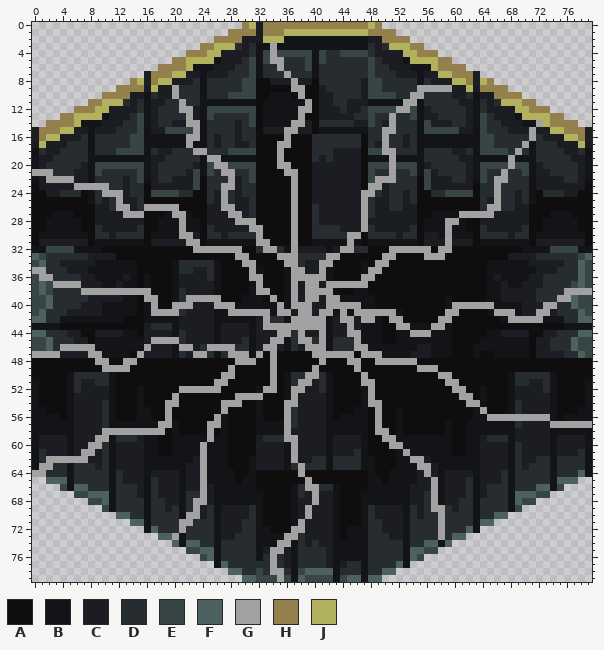
Two versions of one sprite sheet, shadow_lightning/Assets/Sprites/PlatformerSet1/Boulder.png. Above: the version before the commit.
The file is 80x80 pixels. Colours within 5 levels of each other are drawn and written as one.
Palette (. is transparent): A #0f0d0e  B #131418  C #1c1d23  D #262c2f  E #374545  F #4e6161  G #a2a2a2  H #94804d  J #b1b15e
The result:
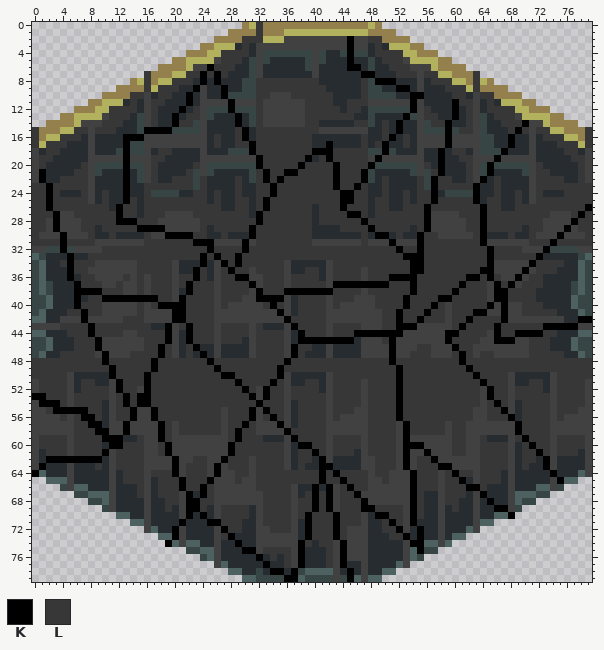
Colours new in this view: K #000000  L #373737
Diff:
colour B: #131418 -> #414141
Changed rows in their new state; - is a pixel that keeps its letter.
first column x 0:
 0 --------------------------------L-----------------------------------------------
 1 --------------------------------L-----------------------------------------------
 2 ------------------------------LLL------------K--LL------------------------------
 3 ------------------------------L---B----------K---L------------------------------
 4 ---------------------------LLLL---E----------K---LLLL---------------------------
 5 ---------------------------LLL----DD---------K----LLL---------------------------
 6 -------------------------KLLL------D---------KK----LLL--------------------------
 7 ----------------L-----LLKLKL--------D----------KK---LLL-LL-----L----------------
 8 ----------------L---LLL-K-K-----LLLLLLLLL------L-KKK-----LLL---L----------------
 9 ----------------L-LLL--K---K----LLLLLLLLLL-----L----KK-BDDDLLL-L----------------
10 --------------LL--LLD-K----K----LL---LLLLLL----L------KK----LL--LL--------------
11 --------------L--LL--DK-----K---L------LLLL--LLL-----BK-----KLL--L--------------
12 -----------LLLL--L---KDL----K---L-----BLLLLL-LL-----EEK-L---K-L--LLLL-----------
13 -----------LLL---L--K-LL-----K--L-----BLLLLLLL-----D-K--LL--K-L---LLL-----------
14 ----------LLL----L--KLLE-----K--L----BBLL-----LL--LDK----LLK--L----LLLK-B-------
15 L-----LL-LLL----KKKK---E-----LK-LLLLLLLLL---------LDK------K-LL-----LKLBLL-----L
16 L---LLL------KKK------BB--L--LK-LLLLLLLL-------L--LK-L-----K--------K--B-LLL---L
17 L-LLL--------K--------B---L--LLKLLLLLLLL--K----L-LK--L-----K--------K-D----LLL-L
18 --LL---------K----LL---DB------KLLLLLLLLKKKLLLLL--KE------K-LL-----K-D------LL--
19 -LL----------K---LL------BB-----KLLLLLLK-LKLLLLL-K-B------K--LL---K-B--------LL-
20 -L-----L-----K---L-----L--EE----KLLLLLKLLLLKLLLLK--E----L-K---L--K--E---L-----L-
21 BKD---LL-----K---L----L----DD---LKLLKKLLLLLKLLLK---D-----LK---L--K-D----LL----L-
22 -KDDLLLL-----K---L--LLL-L---DL--LKLKLLLLLLLKLLLK-DLD---L-KLL--L-K-LD----LLLL--L-
23 LLKLLLLLBDD--K--LLLLLLL-L--DDL--LLKLLLLLLLLKLLKLDDL----L-KLLLLLK--L-----LLLLLLLL
24 LLKL---L--LDDK--L------LL-LD-L--LLKLLLLLLLLLKKLLD-L--L-LLK-----K--L--L--L---LLLL
25 LLKLLLLL--L-DKL-LLLLLLLLL-LD-LL-LKLLLLLLLLLLKKLL-LL--L-LLKLLLLLK-LL--L--LLLLLLLL
26 LLKLLLLLLLL-KLL-LLLLLLLLLLLDDLL-LKLLLLLL-LLLKLLL-LL--LLLKLLLLLLLKLL--LLLLLLLLLLK
27 LLLK--LLLLLLKLLDLLL-BB-LLLLLLLL-KLLLLLLL-LLLLKKL-LLLLLLLK----LLLKLLLLLLLLL---LKL
28 LL-K---LLLLLKKKLLL---B--LLLLLLLLKLLLLLLL-LLLLLLKLLLLLLLLK--BB-LLKLLLLLLLL----KLL
29 LL-K---LL-LLLLLKKKK--B--L-LLLLLKLLLLLLLL----LLLLKLLLLL-LK--B--LLKLLLLL-LL---K-LL
30 L---K---L--L----L--KKKKLL--L---KLLLLLLLL-----DDL-KK-L--KLL-B---LK---L--L---K---L
31 LLLLKLLLL-------LLLLLLLKKK----K-LLLLLLLL-----B-L---K---KLLLLLLLLK------LLLKLLLLL
32 ----K-----LLLLLLLLLLLLLLLKLLLLKLLLLLLLLLLLLLLLLLLLLLKLLKLLLLLLLLLKLLLL---K------
33 -----K--LLLLLLLLLLLLLLLLKLKLLKLLLLLLLLLLLLLLLLLLLLLLLKKKLLLLLLLLLKLLLLLLK-------
34 ----LKLLL------LLLLL----K--KLKLLLLLLBD-DDDBLLLLLLLLLLLKKLLLLLLLLLK-----KLLLL----
35 EF---KLL-------LLLLL---KL--LKLLBLLLL-DDLLD-LLLL-LLLLLLKKLLLLLLLLKK----K-LLL-----
36 -FD--K-LL----L-L-LLL-LLKL--LLKKBBLLL-LLLLD-LLLLBLLLKKKKLLLLLLLKKLKL--K-LL-------
37 ---DDDKLLL--L--L-LLL-LKLLL-LLLLKBLLL-LLLLLBKKKKKKKKLLLKLLLLLLKLLL-KLK-LLL-------
38 ------KKKKLLLBBLBLLL--KLLL-LLLL-KLLLKKKKKKKLLLL-LLLLLLKLLLLLKLLLL-KKLLLL----DEFE
39 ------K-LLKKKKKKKKLL-KLLLLBLLL--KKKK-DLLLLBLLL---LLLLKLLLLKKLLLLL-KKLLLL---DD---
40 ------KLLL-----L-LKKKKLLLLBLB----LKL-DLLLLBLBBB--LLLLKLLLKL-LLLLLK-K--LLLDD-----
41 -----LLKLL-----L-BBBKKLLLL--BBBBBB-KBDLLLLB-B-BBBBLLKLLLKLLBLLLKK-BKB-LLLLL-----
42 -------K-----LLL----KKLLLL------BBBBKLLLLL-BBBBBB-LLKLLKLLLBLLKLLLLKBBBBB-----KK
43 ----LLLLKLLLLLLLL--K-LKLLL-LLLL-LDDDBKLLLL-LLLL---LLKKK--BB-LKLLLLKLLLLLLKKKKK--
44 -----LLLKLLLL--LLLLK--KLLL-LLLL-LLLLB-KLLL-LLLKKKKKKK-BBB--KKLLLL-KLLKKKKLL-----
45 ------LLLK------LLLKB-KLLL-LLL--LLLL--KKKKKKKKD---LK-------KLLLL--KKK--LLL------
46 ----DDLLLK------LLKL-DLK-DBDD---LLLL-KLLDD----DB---K---LL---KLL--------LLL------
47 EFDDLLLLLBK---LLLLKL--LDK---DDD-LLLLBKLDDDBDDDDBBB-K--LLL---LKL-LL-----LLLLL----
48 LLLLLLLLLLKLLLLLLKLLLLLLLKLLLLLLLLLLKLLLLLLLLLLLLLLKLLLLLLLLLKLLLLLLLLLLLLLLLLLL
49 LLLLLLLLLLLKLLLLLKLLLLLLLLKLLLLLLLLKLLLLLLLLLLLLLLLLKLLLLLLLLLKLLLLLLLLLLLLLLLLL
50 LLLLL------KLLLLKLLLLLLLLLLKKLLLLLLK---DD--LLLLLLLLLKLLLLLLLLLLKLLLL-------LLLLL
51 -LLLL--LL---KLLLKLLLLLLLLLLLLKLLLLKL--DLL--LLLLBLLLLKLLLLLLLLLLLKLLL---LL--LLLL-
52 -LLLL--LLLL-KLL-KLLLLLLLLLLLLLKL-KLL-LLLL--LLLL-LLLLKLLLLLLLLLLL-KLL-LLLL--LLLL-
53 KKLLL-LLLLL-LKLKKLLLLLLLLLLLLLLKBKLL-LLLLL-LLLL-LLLLKLLLLLLLLLLL-KLL-LLLLL-LLLL-
54 -KKKL-LLLL--LKLKKLLLLLLLLLLLLLLLKLLLBDLLLL-LLLL-LLLLKLLLLLLLLLLL-LKL--LLLL-LLLL-
55 --LKKKKKLL--LLK--KLLLLLLLLLBLLLK-KLLB-LLLL-LLL--LLLLKLLLLLLLLLL-BLLK--LLLL-LLL--
56 ----L-LKKL--LLK--KLLLLLLLLL-LLLK-LKLB-LLLL-L----LLLLKLLLLLLLLLL--LLLKDLLLL-L----
57 ------LLKK---K----KL-LLLLLL-LLKL---KB-LLLL------LLLL-KLLLLL-LL-------KLLLLBBBBBB
58 ------LLLKKBBKBBBBKL-LLLLLL-LKLL----KLLLLL------LLLL-KLLLLL-LL-------KLLLL------
59 -LLLL-LLLLKKK--L--KL-----B--LKLLL---BKLLLL-LLLL-LLLL-K------LL--L----LKLLL-LLLL-
60 -LLLL-LLLL-KKLLL--LK----B---KLLLLLLL-DKKLL-LLLL-LLLLBKKK----LL--LLLL--LKLL-LLLL-
61 --LLL-LLLLK-LLLL--LK----B---KLLLLLLL-DLLKL-LLL--LLLL-K--K---LL--LLLL--LLKL-LLL--
62 --KKKKKKKK--LLLL----K--LL--KLLL-LLLL-DLL-K-------LLL-KBLLK------LLLL--LL-K------
63 -KD------L--LLLL----K-LLL-K-LLL-LLLL--L--KK------LLL-K-LLLKK----LLLL--L--K------
64 KF-----------LLL-LLLK-LLL-K--LL-LLLLLLLLLKLKLLLL-LL---KLLL-LKLL-LLL-------K-----
65 -------------LLL--LLLKLLLK---L--LLLLLLLLLKLLKLLL--L---KLLL-LLK--LLL--------K----
66 ---------------L--LLLKLLKL------LLLLL--DK-K-LKLL------KLLL-LLLKKL---------------
67 ---------------L--LLL-K-KL-------LLLL--LKLK-LLK-------KL-D-LLL--K---------------
68 -------------------LL-KKLL-------LLLL-LLKLK-LLLK------KL-D-LL----K--------------
69 -------------------L--KKL--LLLL--LLLL-LLKLK-LLLKKLLLL-KL-DB-L-----KK------------
70 ----------------------KDK--LLLL--LLLL-LKLLLKLLL--KKLL-KL--B---------K-----------
71 ---------------------KD--KKLLL---LLLL-DKLLLKLLL---LKL-K---B---------------------
72 --------------------KB-----KLL----LLLBDKLLLKL-----LLK--K--B---------------------
73 --------------------K------LK-------BB-KLLLKL------LLK-K--B---------------------
74 -------------------K---------K-----BB-KL-LL-K---------KK------------------------
75 ------------------------------KK-LLLL-K---L-K----------K------------------------
76 --------------------------------K-L-L-K---L-K-----------------------------------
77 ---------------------------------KD-L-K---L-K-----------------------------------
78 ----------------------------------KK-K-------K----------------------------------
79 -----------------------------------EKK-------K----------------------------------
